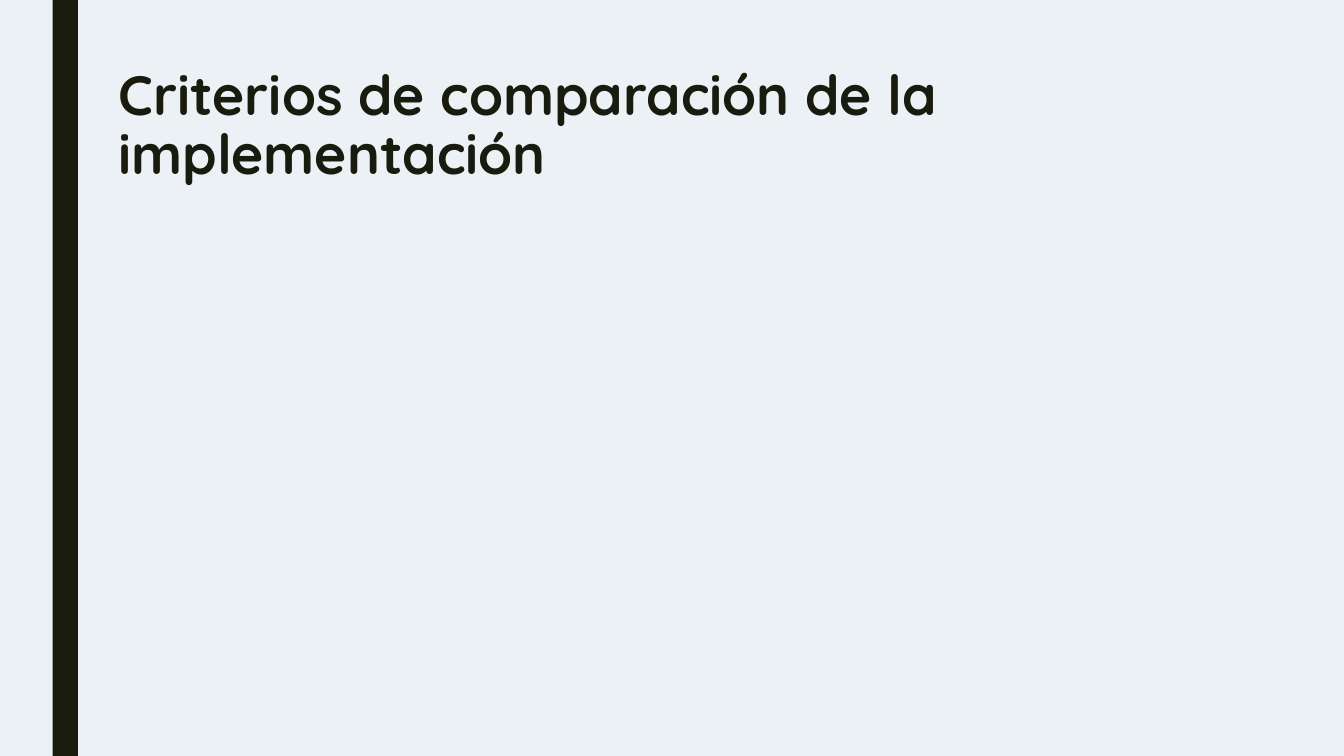
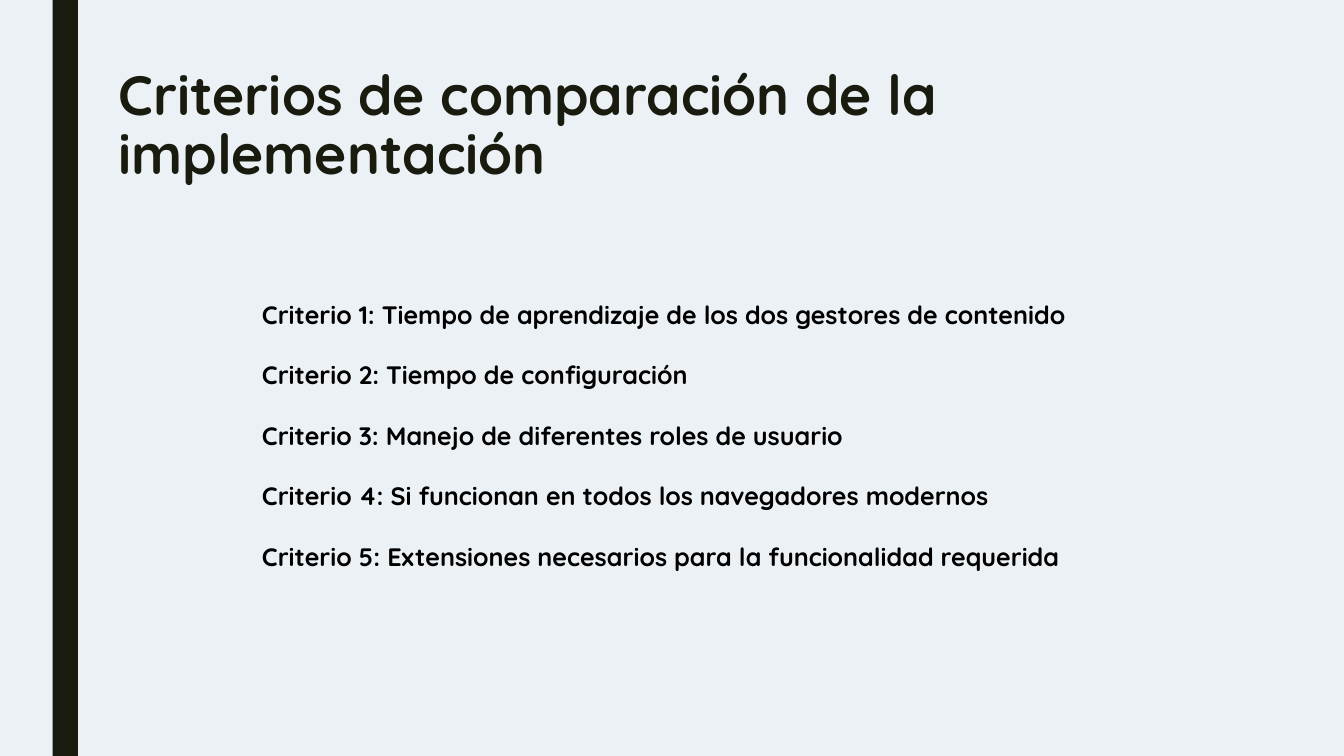
Before and after one commit to IGarrido1996/TG3_T4, a slide deck: slide 8 of TG3_plantilla primera parteppt.pptx. Drawn at 1344x756 pixels with LibreOffice and Linux fonts; fonts in the diff are those of the drawing. Boxes give left, top, right and bottom in pixels: in the first picture for what was removed or moved away, otherwise in the second. Text is boxed around its words. In the diff, an @@ line names an element or a change of style, - is before the commit and + after.

```diff
--- a/TG3_plantilla primera parteppt.pptx
+++ b/TG3_plantilla primera parteppt.pptx
@@ text added at (262,305,1065,571), 18 pt, text #000000, bold @@
+Criterio 1: Tiempo de aprendizaje de los dos gestores de contenido
+Criterio 2: Tiempo de configuración
+Criterio 3: Manejo de diferentes roles de usuario
+Criterio 4: Si funcionan en todos los navegadores modernos
+Criterio 5: Extensiones necesarios para la funcionalidad requerida
```
Also in this commit, not shown: 6 other slides changed, 3 slides added.
